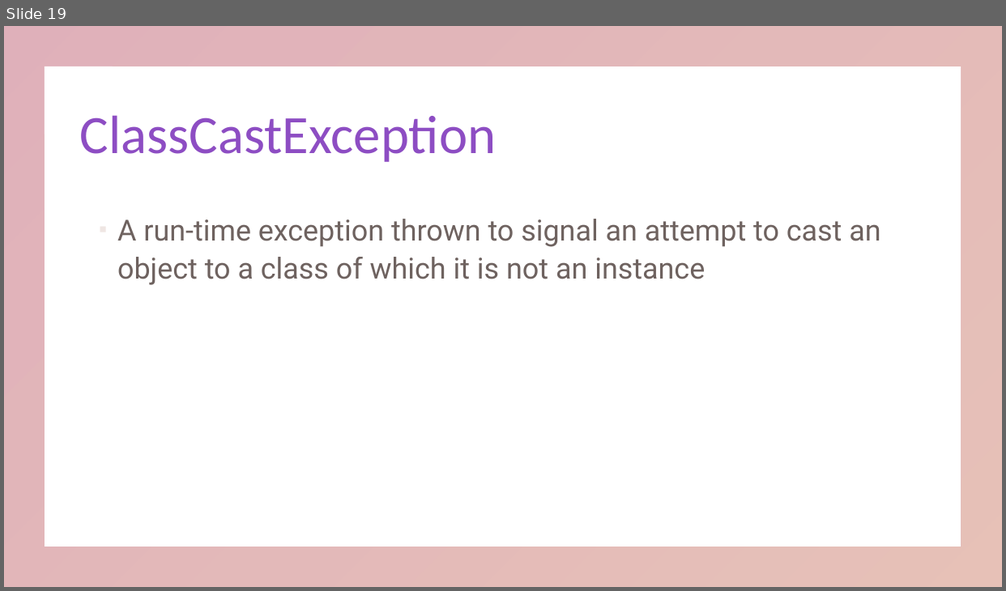
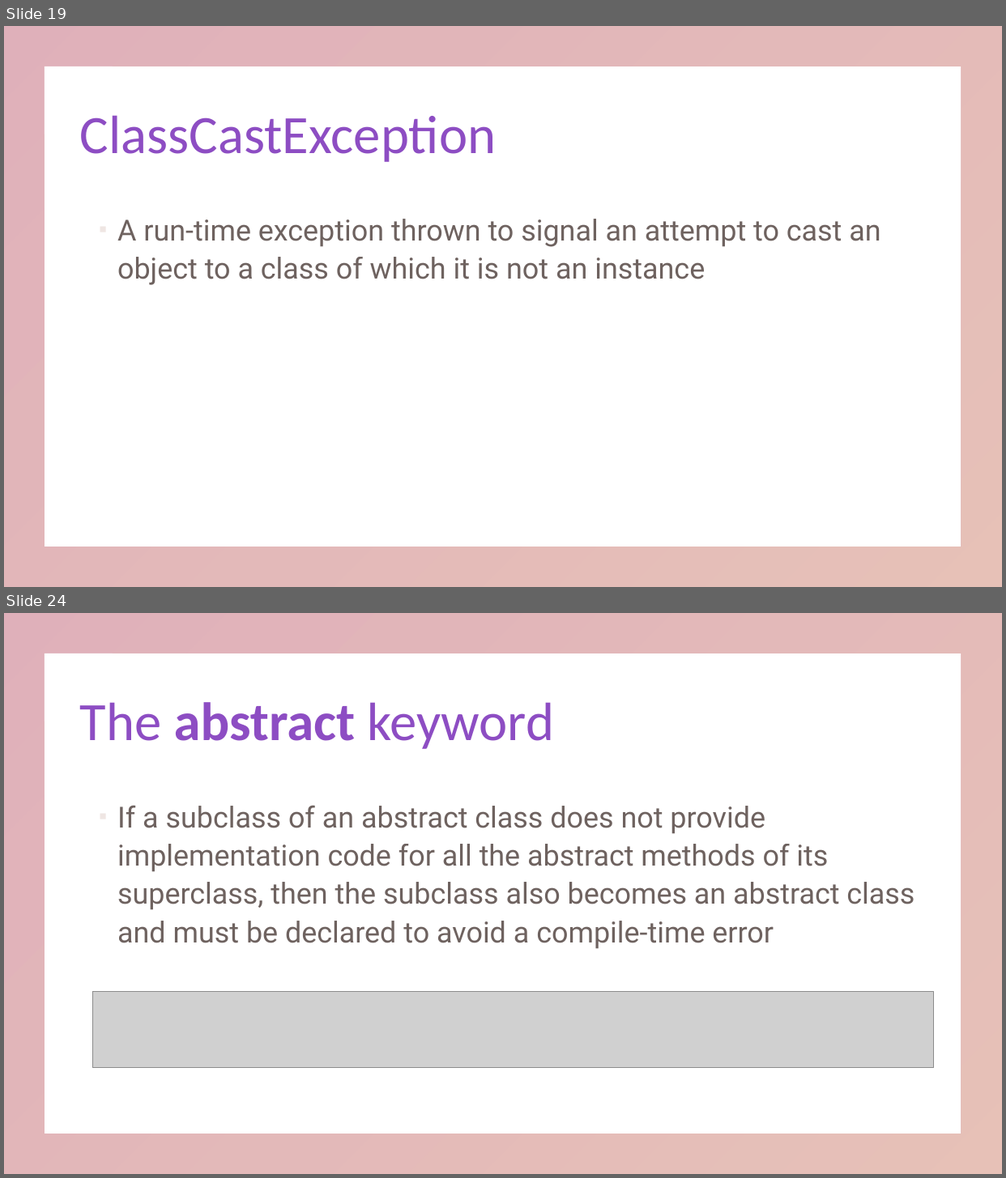
Before and after one commit to KarinaSang/Teaching, a slide deck: AP Java/Week4/Week4.pptx. Shown one above the other, each under a label of ours: slide 19 before the commit, slides 19 and 24 after it; the slides between them are not shown. The pictures are 1006x591 and 1006x1178 pixels, drawn with LibreOffice and Linux fonts; fonts in the diff are those of the drawing; grey boxes stand for pictures. Boxes give left, top, right and bottom in pixels: in the first picture for what was removed or moved away, otherwise in the second. Text is boxed around its words. In the diff, an @@ line names an element or a change of style, - is before the commit and + after.

```diff
--- a/AP Java/Week4/Week4.pptx
+++ b/AP Java/Week4/Week4.pptx
@@ slide 24 added at <box>4,613,1002,1174</box>, background #FFFFFF; not listed: 1 template element that a slide beside it also shows @@
@@ title added at <box>80,702,554,749</box>, 52 pt, text gradient #8D4DC3 to #C3654D @@
+The abstract keyword
@@ text added at <box>117,805,914,949</box>, 28 pt, text #31201C at 70% opacity @@
+▪ If a subclass of an abstract class does not provide implementation code for all the abstract methods of its superclass, then the subclass also becomes an abstract class and must be declared to avoid a compile-time error
@@ picture added at <box>92,992,934,1068</box> @@
```
Also in this commit, not shown: 10 other slides added, 3 slides removed, 22 other files.
